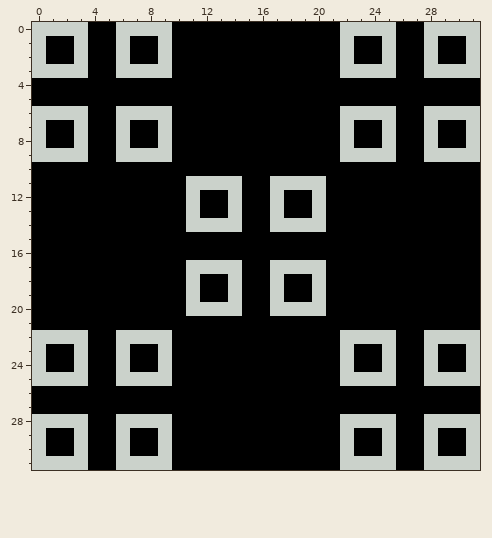
Two states of a pixel-art file, assets/favicon.aseprite. This is how it looked before the edit.
32x32 pixels, 1 frame.
New version:
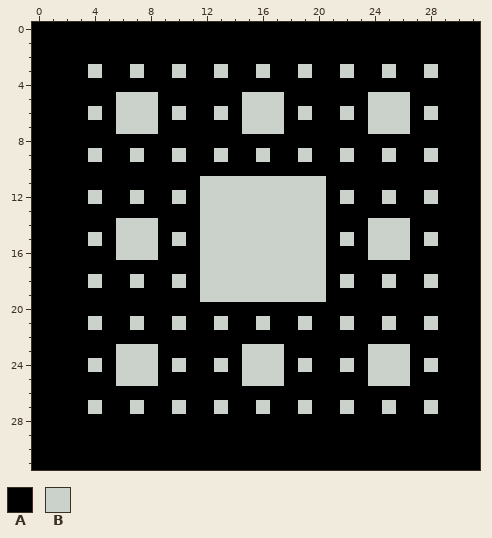
Palette (. is transparent): A #000000  B #cbd2cb
Edits made:
Layer "Layer 1":
The author changed colour B to colour A in row 0 at x 0 to 3, 6 to 9, 22 to 25 and 28 to 31; in rows 1 to 2 at x 0, 3, 6, 9, 22, 25, 28 and 31; in row 3 at x 0 to 3, 6, 8 to 9, 23 to 24 and 29 to 31; in row 6 at x 0 to 3, 9, 23 and 29 to 31; in row 7 at x 0, 3, 9, 22, 28 and 31; in row 8 at x 0, 3, 6, 9, 22, 25, 28 and 31.
The author changed colour B to colour A in row 9 at x 0 to 3, 6, 8 to 9, 23 to 24 and 29 to 31; in rows 11 to 14 at x 11; in rows 17 to 19 at x 11; in row 20 at x 11 to 14 and 17 to 20; in row 22 at x 0 to 3, 6 to 9, 22 to 25 and 28 to 31; in row 23 at x 0, 3, 9, 22, 28 and 31.
The author changed colour B to colour A in row 24 at x 0, 3, 9 and 31; in row 25 at x 0 to 3, 9, 22 to 23 and 28 to 31; in row 28 at x 0 to 3, 6 to 9, 22 to 25 and 28 to 31; in rows 29 to 30 at x 0, 3, 6, 9, 22, 25, 28 and 31; in row 31 at x 0 to 3, 6 to 9, 22 to 25 and 28 to 31.
The author changed colour A to colour B in row 3 at x 4, 10, 13, 16 and 19; in row 5 at x 6 to 8, 15 to 17 and 24 to 26; in row 6 at x 4, 10, 13, 15 to 17, 19 and 26; in row 7 at x 7 to 8, 15 to 17, 24 and 26; in row 9 at x 4, 10, 13, 16 and 19; in row 11 at x 15 to 16.
The author changed colour A to colour B in row 12 at x 4, 7, 10, 12 to 13, 15 to 16, 18 to 19, 22, 25 and 28; in row 13 at x 12 to 13, 15 to 16 and 18 to 19; in row 14 at x 6 to 8, 15 to 16 and 24 to 26; in row 15 at x 4, 6 to 8, 10, 12 to 20, 22, 24 to 26 and 28; in row 16 at x 6 to 8, 12 to 20 and 24 to 26; in row 17 at x 15 to 16.
The author changed colour A to colour B in row 18 at x 4, 7, 10, 12 to 13, 15 to 16, 18 to 19, 22, 25 and 28; in row 19 at x 12 to 13, 15 to 16 and 18 to 19; in row 21 at x 4, 7, 10, 13, 16, 19, 22, 25 and 28; in row 23 at x 7 to 8, 15 to 17, 24 and 26; in row 24 at x 4, 7 to 8, 10, 13, 15 to 17, 19, 24 and 26; in row 25 at x 15 to 17 and 26.
The author changed colour A to colour B in row 27 at x 4, 7, 10, 13, 16, 19, 22, 25 and 28.
